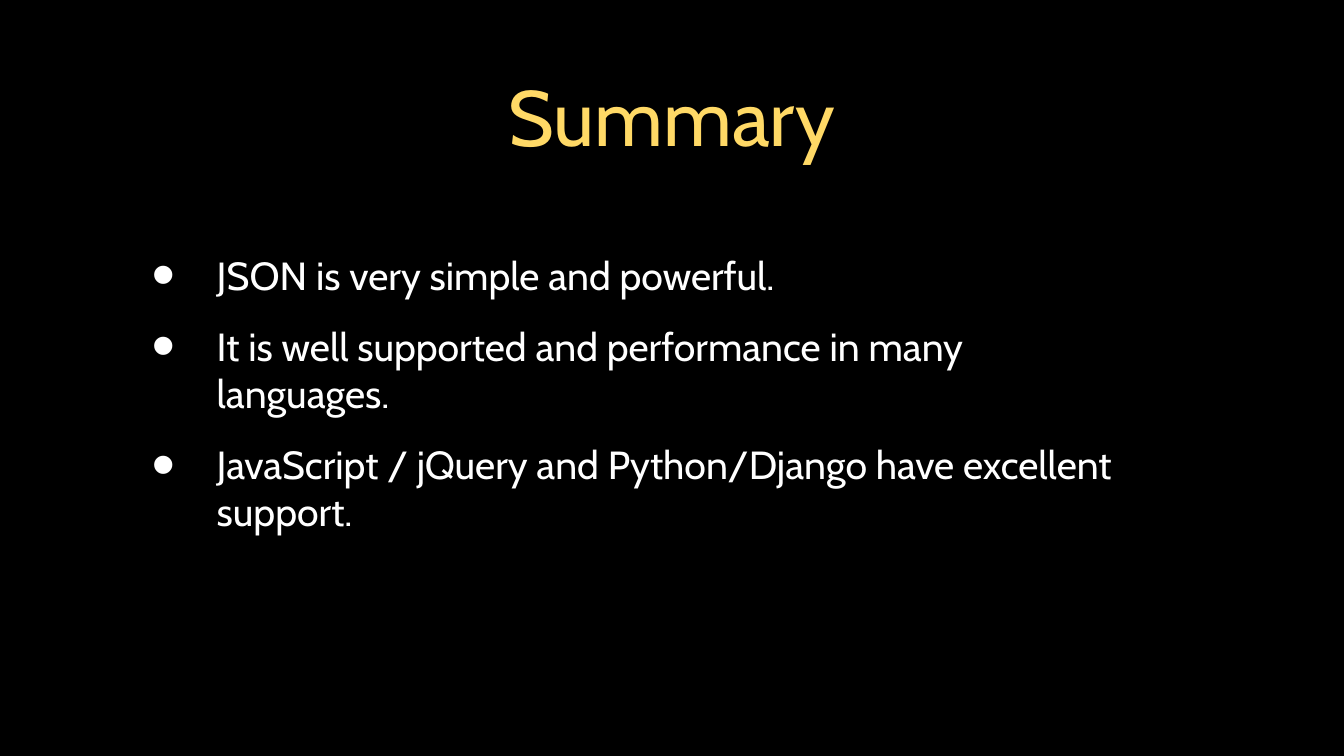
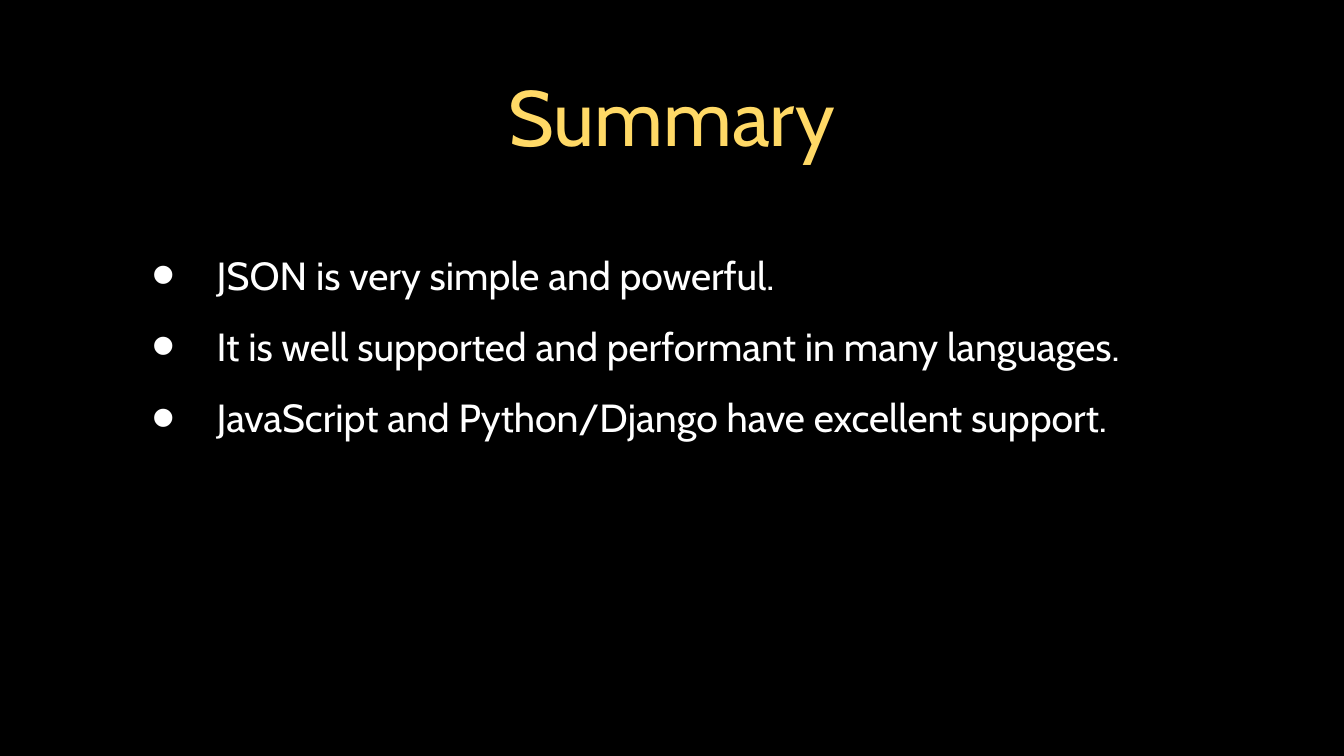
Before and after one commit to csev/dj4e, a slide deck: slide 25 of lectures/JS-04-AJAX-JSON.ppt. Drawn at 1344x756 pixels with LibreOffice and Linux fonts; fonts in the diff are those of the drawing. Boxes give left, top, right and bottom in pixels: in the first picture for what was removed or moved away, otherwise in the second. Text is boxed around its words. In the diff, an @@ line names an element or a change of style, - is before the commit and + after.

```diff
--- a/lectures/JS-04-AJAX-JSON.ppt
+++ b/lectures/JS-04-AJAX-JSON.ppt
@@ text at (217, 331, 1120, 442): text changed @@
-• It is well supported and performance in many languages.
-• JavaScript / jQuery and Python/Django have excellent support.
+• It is well supported and performant in many languages.
+• JavaScript and Python/Django have excellent support.
```
Also in this commit, not shown: 3 other slides changed.
